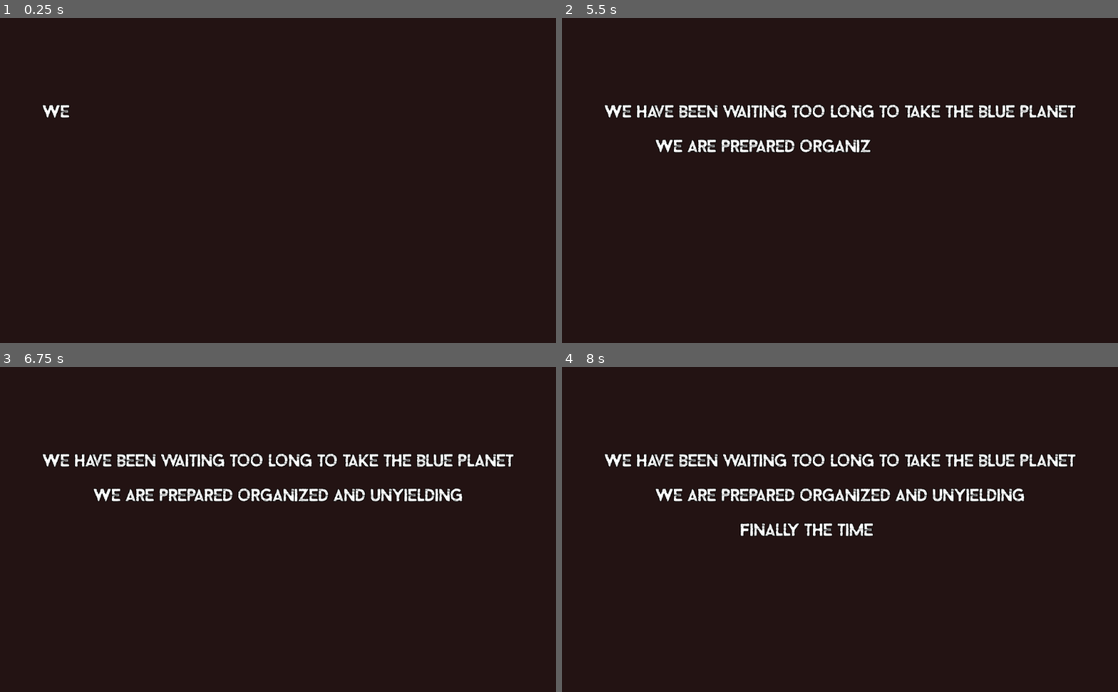
Above: before the commit, frames 1-4 (two rows, left to right).
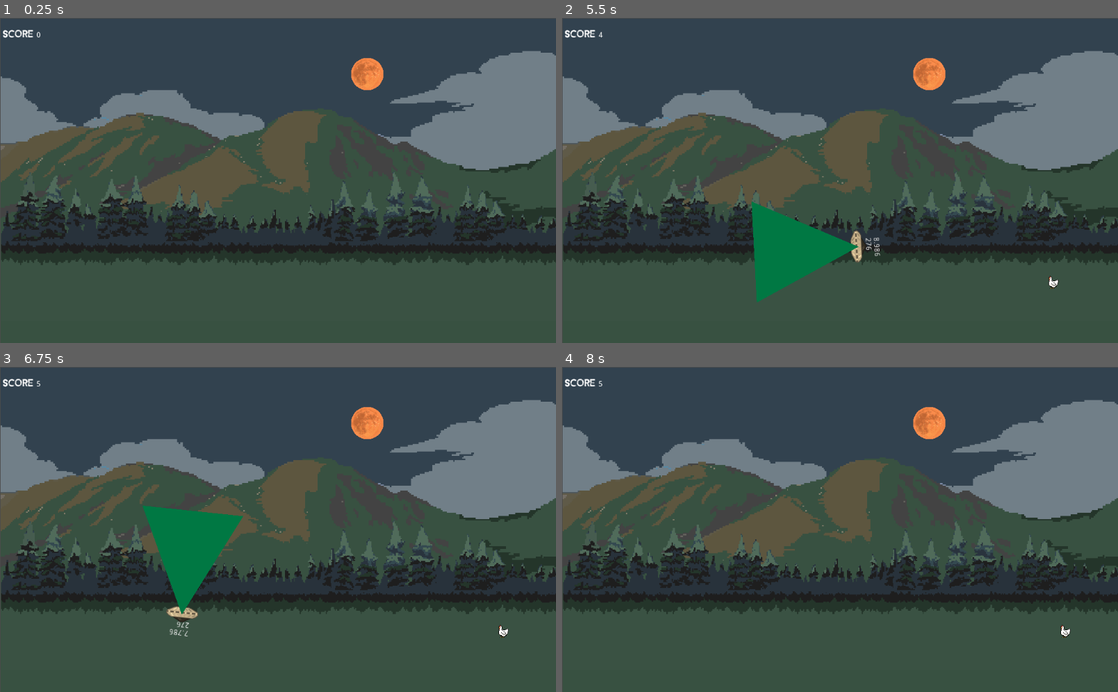
Above: after the commit, the same moments.

Repository: Beat1823/LudumDare52
Game: Godot game, scene res://Game/MainScene.tscn
Same seed, same stepped clock (60 frames per second), same inputs: the game is played once before the commit and once after it. Before the commit the project starts from res://Game/StartScreen.tscn.
Inputs:
- Up to frame 1 (0.25 s): no input
- Up to frame 2 (5.5 s): hold Right (Right) 0.53-1.28 s; hold Space (TractorBeam) 0.53-1.28 s; hold Down (Down) 1.28-2.03 s; tap Space (TractorBeam) at 1.35, 2.85, 4.35 s; hold Right (Right) 2.03-2.78 s; hold Space (TractorBeam) 2.03-2.78 s; hold Up (Up) 2.78-3.53 s; hold Space (TractorBeam) 3.53-4.28 s; hold Left (Left) 3.53-5.03 s; hold Down (Down) from 5.03 s (still down); hold Space (TractorBeam) from 5.03 s (still down)
- Up to frame 3 (6.75 s): release Down (Down) at 5.78 s; release Space (TractorBeam) at 5.78 s; hold Right (Right) 5.78-6.53 s; tap Space (TractorBeam) at 5.85 s; hold Up (Up) from 6.53 s (still down); hold Space (TractorBeam) from 6.53 s (still down)
- Up to frame 4 (8 s): release Up (Up) at 7.28 s; release Space (TractorBeam) at 7.28 s; hold Right (Right) from 7.28 s (still down); tap Space (TractorBeam) at 7.35 s

The runs differ from the first frame. In frame 1, 95% of the frame differs, in the area x 0-100%, y 0-100%; in frame 2, 96%; in frame 3, 95%; in frame 4, 95%.

Commit message:
Add controls to start screen, change background.

Diff:
--- a/Game/MainScene.tscn
+++ b/Game/MainScene.tscn
@@ -1,9 +1,11 @@
-[gd_scene load_steps=7 format=2]
+[gd_scene load_steps=9 format=2]
 
 [ext_resource path="res://Game/UFO/PlayerUFO.tscn" type="PackedScene" id=1]
 [ext_resource path="res://Game/Audio/Music.wav" type="AudioStream" id=2]
 [ext_resource path="res://Game/MainScene.gd" type="Script" id=3]
 [ext_resource path="res://Game/UI/GameFontCramps.tres" type="DynamicFontData" id=4]
+[ext_resource path="res://Game/Ground/background.png" type="Texture" id=5]
+[ext_resource path="res://Game/Ground/middleground.png" type="Texture" id=6]
 
 [sub_resource type="RectangleShape2D" id=1]
 extents = Vector2( 512, 50 )
@@ -17,11 +19,26 @@
 SpawnLocations = [ Vector2( -300, -200 ), Vector2( 300, -200 ) ]
 
 [node name="ColorRect" type="ColorRect" parent="."]
+visible = false
 margin_left = -356.0
 margin_top = -674.0
 margin_right = 668.0
 margin_bottom = -74.0
 color = Color( 0.137255, 0.0745098, 0.0745098, 1 )
+
+[node name="Background" type="TextureRect" parent="."]
+margin_left = -356.0
+margin_top = -674.0
+margin_right = -316.0
+margin_bottom = -634.0
+texture = ExtResource( 5 )
+
+[node name="Middleground" type="TextureRect" parent="."]
+margin_left = -356.0
+margin_top = -675.0
+margin_right = 711.0
+margin_bottom = -75.0
+texture = ExtResource( 6 )
 
 [node name="PlayerUFO" parent="." instance=ExtResource( 1 )]
 position = Vector2( 18, -450 )
@@ -38,11 +55,12 @@
 shape = SubResource( 1 )
 
 [node name="ColorRect" type="ColorRect" parent="RigidBody2D/CollisionShape2D2"]
+visible = false
 margin_left = -512.0
 margin_top = -50.0
 margin_right = 512.0
 margin_bottom = 50.0
-color = Color( 0.235294, 0.482353, 0.329412, 1 )
+color = Color( 0.14902, 0.282353, 0.2, 1 )
 
 [node name="SpawnTimer" type="Timer" parent="."]
 wait_time = 3.0
--- a/Game/StartScreen.tscn
+++ b/Game/StartScreen.tscn
@@ -6,6 +6,7 @@
 [ext_resource path="res://Game/StartScreen.gd" type="Script" id=4]
 [ext_resource path="res://Game/UI/GameFontCramps.tres" type="DynamicFontData" id=5]
 [ext_resource path="res://Game/Audio/Music.wav" type="AudioStream" id=6]
+[ext_resource path="res://Game/UI/Buttons.png" type="Texture" id=7]
 
 [sub_resource type="DynamicFont" id=1]
 size = 27
@@ -68,34 +69,44 @@
 [node name="StartScreen" type="VBoxContainer" parent="."]
 visible = false
 margin_right = 1024.0
-margin_bottom = 600.0
+margin_bottom = 650.0
 alignment = 1
 
 [node name="TitleScreen" type="TextureRect" parent="StartScreen"]
 modulate = Color( 0.611765, 0.313726, 0.313726, 1 )
-margin_top = 33.0
 margin_right = 1024.0
-margin_bottom = 219.0
+margin_bottom = 186.0
 texture = ExtResource( 1 )
 stretch_mode = 4
 
 [node name="Moon" type="TextureRect" parent="StartScreen"]
-margin_top = 223.0
+margin_top = 190.0
 margin_right = 1024.0
-margin_bottom = 423.0
+margin_bottom = 390.0
 texture = ExtResource( 3 )
 stretch_mode = 4
 
-[node name="StartButton" type="TextureButton" parent="StartScreen"]
+[node name="VBoxContainer" type="HBoxContainer" parent="StartScreen"]
+margin_top = 394.0
+margin_right = 1024.0
+margin_bottom = 650.0
+
+[node name="StartButton" type="TextureButton" parent="StartScreen/VBoxContainer"]
 modulate = Color( 0.615686, 0.243137, 0.243137, 1 )
-margin_top = 427.0
-margin_right = 1024.0
-margin_bottom = 567.0
+margin_top = 100.0
+margin_right = 473.0
+margin_bottom = 240.0
 texture_normal = ExtResource( 2 )
 stretch_mode = 3
+
+[node name="ButtonImage" type="TextureRect" parent="StartScreen/VBoxContainer"]
+margin_left = 477.0
+margin_right = 1008.0
+margin_bottom = 256.0
+texture = ExtResource( 7 )
 
 [node name="AudioStreamPlayer" type="AudioStreamPlayer" parent="."]
 stream = ExtResource( 6 )
 autoplay = true
 
-[connection signal="pressed" from="StartScreen/StartButton" to="." method="_on_StartButton_pressed"]
+[connection signal="pressed" from="StartScreen/VBoxContainer/StartButton" to="." method="_on_StartButton_pressed"]
--- a/project.godot
+++ b/project.godot
@@ -11,7 +11,7 @@
 [application]
 
 config/name="LudumDare52"
-run/main_scene="res://Game/StartScreen.tscn"
+run/main_scene="res://Game/MainScene.tscn"
 config/icon="res://icon.png"
 
 [display]
Binary file added: Game/Ground/background.png
Binary file added: Game/Ground/middleground.png
Not shown: 1 places in Game/StartScreen.tscn that only renumber resources
Binary file added: Game/UI/Buttons.png
